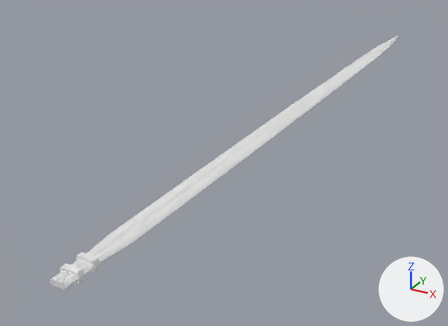
A saved change to the glTF model godot/assets/waffen/modelle/degenklinge/t2_4.glb.
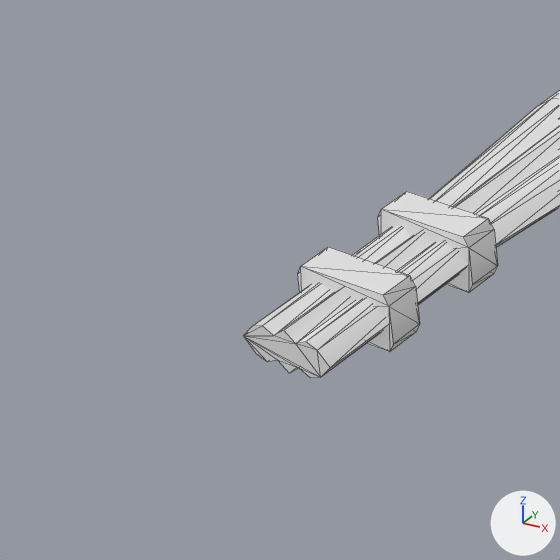
Old and new are each drawn whole from a 50 mm lens placed at (0.293, -0.166, 0.267), pointed at (-0.076, 0.505, -0.069) and again close up on the part from 0% to 25% of the width and 65% to 100% of the height. The lights are fixed; the arrows at lower right show +X, +Y and +Z. The first two pictures are the older version. The close-ups show mesh edges as thin lines. Vertices at exactly the same position are counted once.

In view in the first close-up: 'degenklinge_t2_4'.
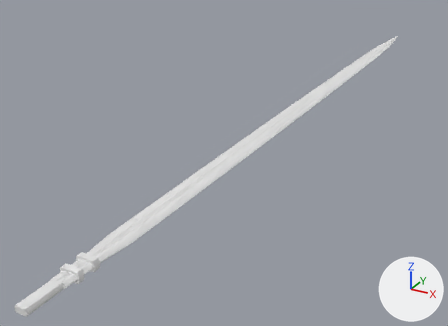
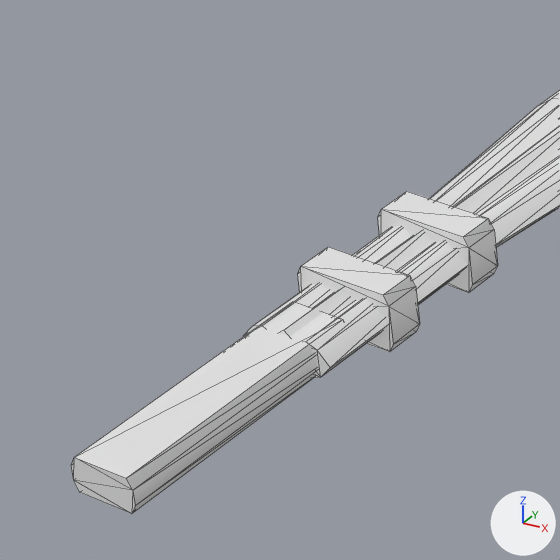
Boxes [x1, y1, x2, y2] around the edits, measured in the close-ups (560 x 560 px):
'degenklinge_t2_4', reshaped
    before: [244, 90, 560, 378]
    after: [71, 90, 560, 513]
part 1 of me_degenklinge_t2_4, added
    after: [71, 301, 344, 513]

What changed in the scene script:
```text
Change me_degenklinge_t2_4:
    used by ob_degenklinge_t2_4; location = (0.0, 0.0, 0.0)
    remove me_degenklinge_t2_4.from_pydata(...)  # 449 vertices, 886 faces; spans x -0.014..0.014, y 0.112..1.088, z -0.005..0.005
    add me_degenklinge_t2_4.from_pydata(...)  # 465 vertices, 914 faces; spans x -0.014..0.014, y 0.075..1.088, z -0.005..0.005
    me_degenklinge_t2_4 part 1: the loose piece of 16 vertices spanning x -0.009..0.009, y 0.125..0.131, z -0.005..0.005 is copied, and the copy is scaled about its middle by (0.63, 7.2, 0.519), then moved by (0.0, -0.03, 0.0), in mat_klinge (white #e7e7e7); it spans x -0.006..0.006, y 0.075..0.119, z -0.003..0.003
```
